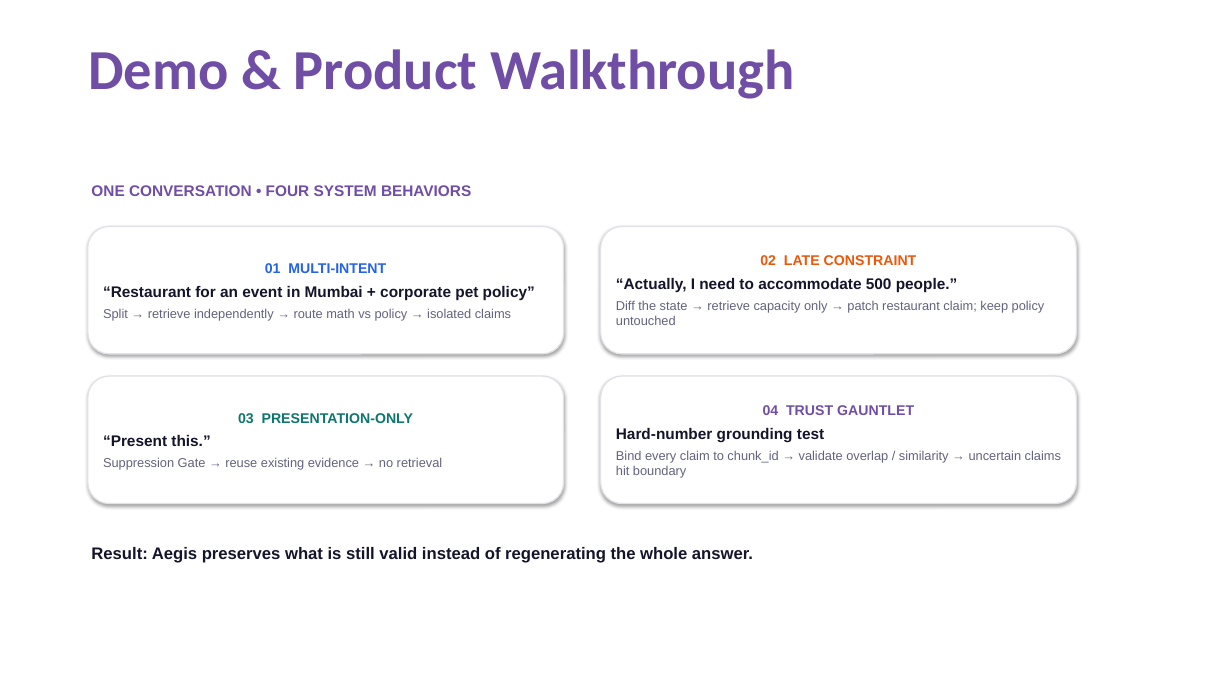
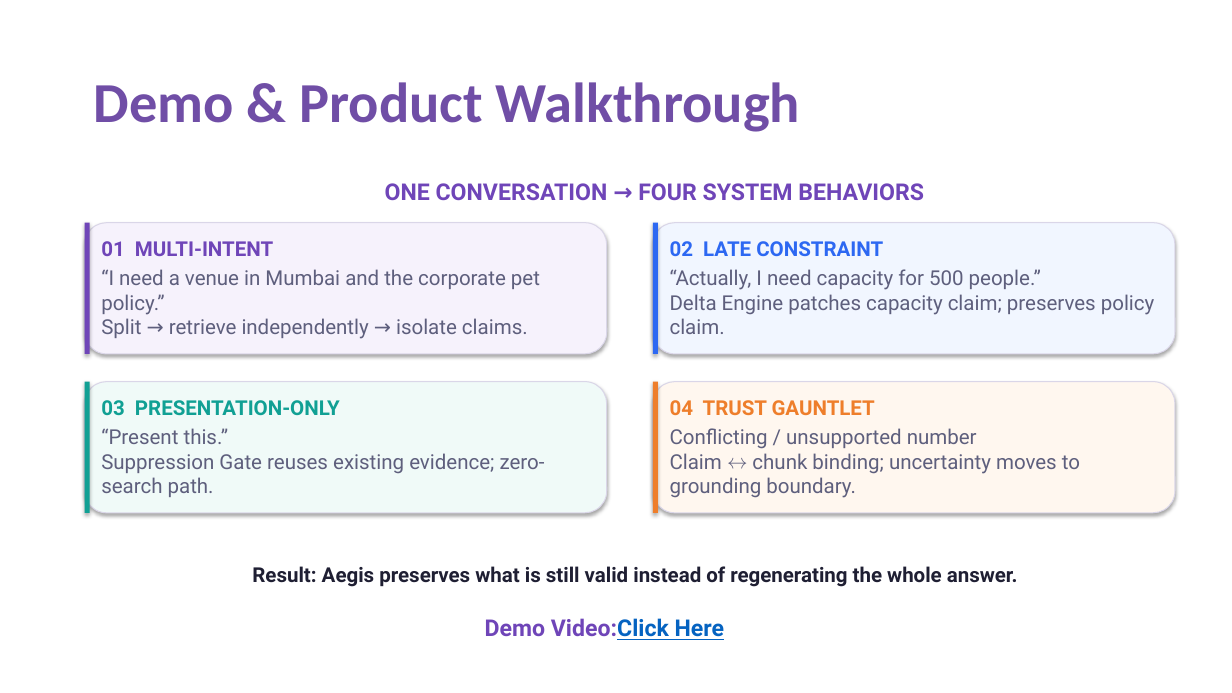
Before and after one commit to GithubNaman259/Samsung-Prism-Aegis-Streaming-Live-RAG, a slide deck: slide 5 of Aegis_Samsung_PRISM.pptx. Drawn at 1232x693 pixels with LibreOffice and Linux fonts; fonts in the diff are those of the drawing. Boxes give left, top, right and bottom in pixels: in the first picture for what was removed or moved away, otherwise in the second. Text is boxed around its words. In the diff, an @@ line names an element or a change of style, - is before the commit and + after.

```diff
--- a/Aegis_Samsung_PRISM.pptx
+++ b/Aegis_Samsung_PRISM.pptx
@@ title "Demo & Product Walkthrough" at bbox=[94, 82, 800, 132]: vertical alignment top to middle @@
@@ text at bbox=[385, 183, 924, 200]: text changed; size 12 to 18 pt; font Arial to Roboto; text colour #704EA6 to #6F45B8 @@
-ONE CONVERSATION • FOUR SYSTEM BEHAVIORS
+ONE CONVERSATION → FOUR SYSTEM BEHAVIORS
@@ rounded rectangle added at bbox=[85, 223, 607, 354], fill #F6F2FC, outline #DAD6E8 0.8 pt @@
@@ rectangle added at bbox=[85, 223, 91, 354], fill #6F45B8 @@
@@ rounded rectangle removed at bbox=[88, 226, 564, 354] @@
-01 MULTI-INTENT
-“Restaurant for an event in Mumbai + corporate pet policy”
-Split → retrieve independently → route math vs policy → isolated claims
@@ rounded rectangle removed at bbox=[601, 226, 1077, 354] @@
-02 LATE CONSTRAINT
-“Actually, I need to accommodate 500 people.”
-Diff the state → retrieve capacity only → patch restaurant claim; keep policy untouched
@@ rounded rectangle added at bbox=[653, 223, 1176, 354], fill #F1F6FF, outline #DAD6E8 0.8 pt @@
@@ rectangle added at bbox=[653, 223, 659, 354], fill #2D68F2 @@
@@ text added at bbox=[101, 241, 273, 256], 16 pt, text #6F45B8, bold @@
+01 MULTI-INTENT
@@ text added at bbox=[101, 269, 540, 339], 16 pt, text #5E5F7D @@
+“I need a venue in Mumbai and the corporate pet policy.”
+Split → retrieve independently → isolate claims.
@@ text added at bbox=[670, 241, 883, 256], 16 pt, text #2D68F2, bold @@
+02 LATE CONSTRAINT
@@ text added at bbox=[670, 269, 1155, 334], 16 pt, text #5E5F7D @@
+“Actually, I need capacity for 500 people.”
+Delta Engine patches capacity claim; preserves policy claim.
@@ rounded rectangle added at bbox=[85, 382, 607, 513], fill #F0FAF8, outline #DAD6E8 0.8 pt @@
@@ rectangle added at bbox=[85, 382, 91, 513], fill #11A094 @@
@@ rounded rectangle removed at bbox=[601, 376, 1077, 504] @@
-04 TRUST GAUNTLET
-Hard-number grounding test
-Bind every claim to chunk_id → validate overlap / similarity → uncertain claims hit boundary
@@ rounded rectangle added at bbox=[653, 382, 1176, 513], fill #FFF7EF, outline #DAD6E8 0.8 pt @@
@@ rectangle added at bbox=[653, 382, 659, 513], fill #EE7E2B @@
@@ text added at bbox=[101, 400, 340, 416], 16 pt, text #11A094, bold @@
+03 PRESENTATION-ONLY
@@ text added at bbox=[670, 400, 875, 415], 16 pt, text #EE7E2B, bold @@
+04 TRUST GAUNTLET
@@ text "“Present this.” Suppression Gate reuses ...": place and size @@
-text "“Present this.” Suppression Gate reuses ..." at bbox=[88, 376, 564, 504]
+text "“Present this.” Suppression Gate reuses ..." at bbox=[101, 428, 545, 497]
@@ text "“Present this.” Suppression Gate reuses ..." at bbox=[101, 428, 545, 497]: vertical alignment middle to top; fill #FFFFFF to none; outline #E1E1E8 1 pt to none; shadow off @@
@@ text at bbox=[101, 428, 545, 497]: text changed; size 10 to 16 pt; font Arial to Roboto; text colour #63637E to #5E5F7D @@
-03 PRESENTATION-ONLY
-“Present this.”
-Suppression Gate → reuse existing evidence → no retrieval
+“Present this.”
+Suppression Gate reuses existing evidence; zero-search path.
@@ text added at bbox=[670, 428, 1080, 498], 16 pt, text #5E5F7D @@
+Conflicting / unsupported number
+Claim ↔ chunk binding; uncertainty moves to grounding boundary.
@@ text "Result: Aegis preserves what is ...": place and size @@
-text "Result: Aegis preserves what is ..." at bbox=[91, 547, 753, 563]
+text "Result: Aegis preserves what is ..." at bbox=[252, 566, 1018, 587]
@@ text "Result: Aegis preserves what is ..." at bbox=[252, 566, 1018, 587]: size 13 to 16 pt, font Arial to Roboto, text colour #14142B to #1F1F33; alignment left to centre @@
@@ text added at bbox=[485, 618, 725, 640], 18 pt, text #6F45B8, bold @@
+Demo Video:Click Here
```
Also in this commit, not shown: 9 other slides changed, 2 slides added, 2 slides removed.
